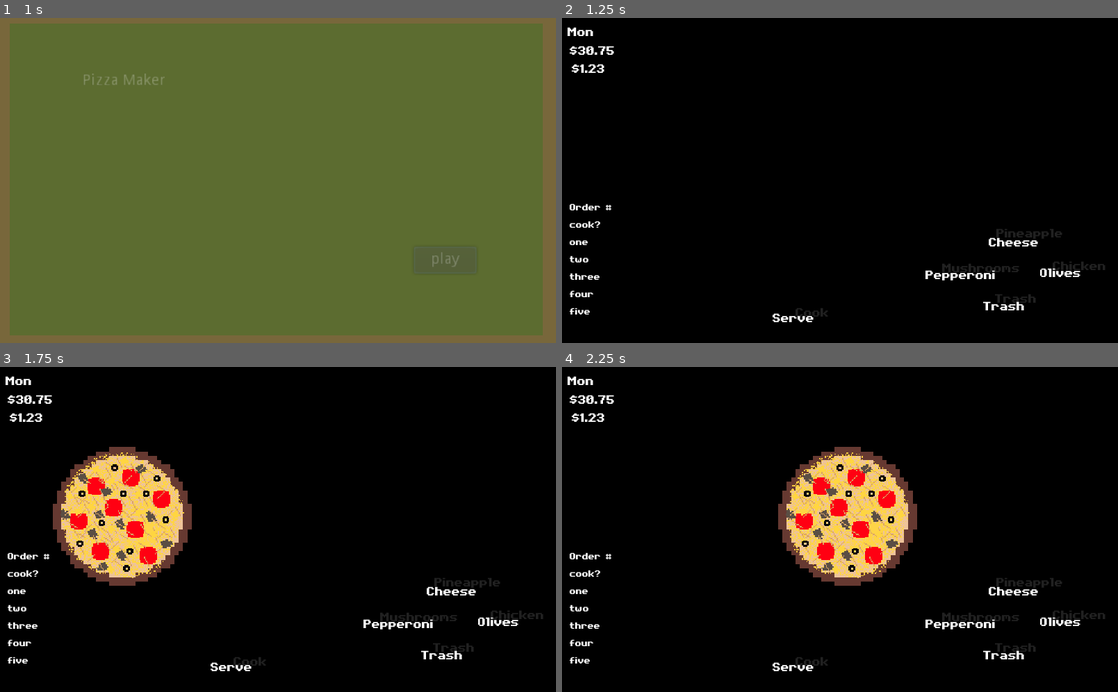
Above: before the commit, frames 1-4 (two rows, left to right).
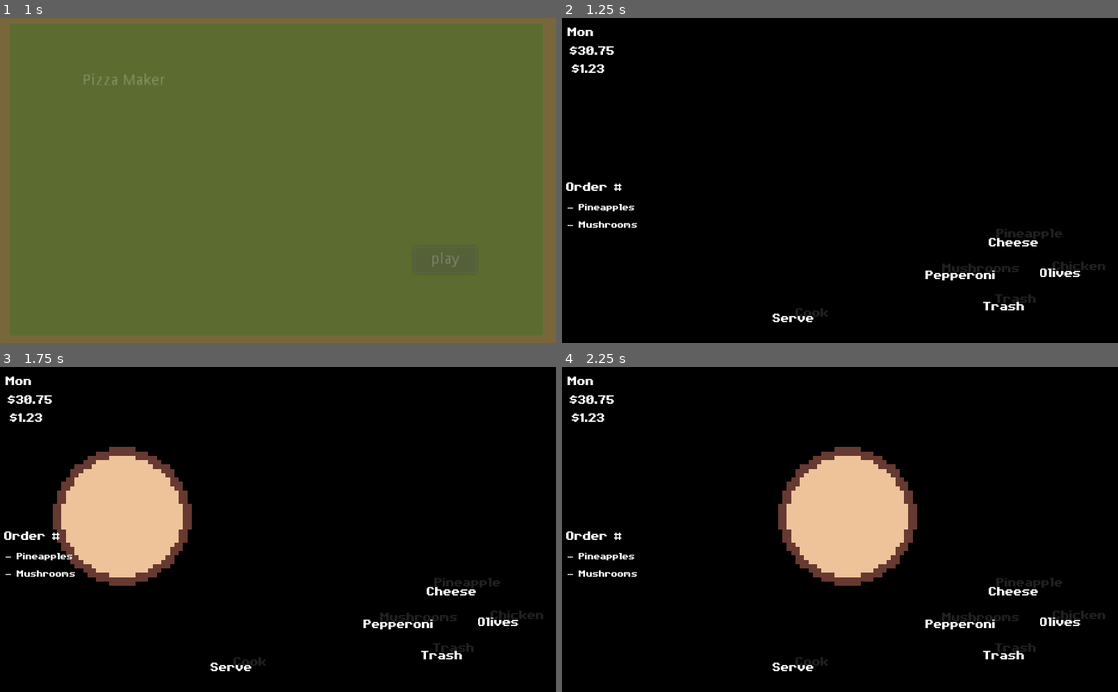
Above: after the commit, the same moments.

Repository: Boyquotes/pizza-maker
Game: Godot game, scene res://game/scene/main_menu.tscn
The game is run twice, just before and just after one commit, with the same random seed, the same clock (stepped at 60 frames per second) and the same inputs.
Inputs:
- Up to frame 1 (1 s): click "play" at 0.5 s
- Up to frame 2 (1.25 s): no input
- Up to frame 3 (1.75 s): tap Enter (ui_accept) at 1.25 s; hold Right (right_topping) from 1.28 s (still down); hold Enter (ui_accept) from 1.28 s (still down)
- Up to frame 4 (2.25 s): release Right (right_topping) at 2.03 s; release Enter (ui_accept) at 2.03 s; hold Down (down_topping) from 2.03 s (still down); tap Enter (ui_accept) at 2.1 s

Frame 1 is identical in both runs. In frame 2, 0.7% of the frame differs, in the area x 0-87%, y 50-92%; in frame 3, 5.3%, in the area x 0-87%, y 26-92%; in frame 4, 5.3%.

Commit message:
Add order color change and pizza codes

Diff:
--- a/game/game.gd
+++ b/game/game.gd
@@ -12,12 +12,23 @@
 var break_time: float = 2.0
 var time_per_round: float = 6.0
 
+var order_pizza_code: Array
+
+#COOKED = 0
+#CHEESE = 1
+#PEPPERONI = 2
+#CHICKEN = 3
+#OLIVES = 4
+#PINEAPPLES = 5
+#MUSHROOMS = 6
+
 var daily_income: float
 var daily_tips: float
 var daily_expense: float
+var order_items: int = 3
 
 
-
+onready var hud: HUD = $HUD
 onready var pizza: Pizza = get_node("Pizza")
 onready var animation_player: AnimationPlayer = $AnimationPlayer
 onready var trm_next_order: Timer = get_node("TrmNextOrder")
@@ -26,10 +37,21 @@
 
 
 func _ready() -> void:
+	self.order_pizza_code.resize(7)
 	self.animation_player.connect("animation_finished", self, "_on_animation_done")
 	self.trm_next_order.connect("timeout", self, "_start_new_round")
 	self.trm_order_time.connect("timeout", self, "_end_round")
+	self.pizza.connect("added_topping", self.hud, "turn_item_green")
 	self._start_new_round()
+
+	print(_get_new_pizza_code(self.order_items))
+	print(_get_new_pizza_code(self.order_items))
+	print(_get_new_pizza_code(self.order_items))
+	print(_get_new_pizza_code(self.order_items))
+	print(_get_new_pizza_code(self.order_items))
+	print(_get_new_pizza_code(self.order_items))
+
+
 
 func _process(delta: float) -> void:
 	self.is_shift_held = Input.is_action_pressed("left_shift")
@@ -40,7 +62,7 @@
 
 	if !self.animation_player.is_playing():
 		if event.is_action_pressed("ui_accept"):
-			# $Pizza.pulse()
+
 			if self.is_shift_held:
 				self.pizza.cook()
 			else:
@@ -49,7 +71,7 @@
 				# start timer to get new order and send in blank pizza
 
 		if event.is_action_pressed("up_topping"):
-			self.pizza.pulse()
+
 			if self.is_shift_held:
 				self.pizza.add_topping(Global.toppings.alt_up)
 			else:
@@ -62,13 +84,13 @@
 #			else:
 #				self.pizza.add_topping(Global.toppings.down)
 		elif event.is_action_pressed("left_topping"):
-			self.pizza.pulse()
+
 			if self.is_shift_held:
 				self.pizza.add_topping(Global.toppings.alt_left)
 			else:
 				self.pizza.add_topping(Global.toppings.left)
 		elif event.is_action_pressed("right_topping"):
-			self.pizza.pulse()
+
 			if self.is_shift_held:
 				self.pizza.add_topping(Global.toppings.alt_right)
 			else:
@@ -81,6 +103,10 @@
 	# Update day of week on HUD
 
 func _start_new_round() -> void:
+	self.hud.reset_order_color()
+	self.pizza.reset()
+	self.order_pizza_code = _get_new_pizza_code(self.order_items)
+	self.hud.update_order_list(self.order_pizza_code)
 	# TODO: change to start_new_order
 	self.daily_expense += self.cost_of_dough
 	self.animation_player.play("slide_pizza_in")
@@ -89,6 +115,19 @@
 	# explode pizza with animation
 	pass
 	# Send in new pizza
+
+func _get_new_pizza_code(order_items: int) -> Array:
+	randomize()
+	var code: Array = []
+	code.resize(7)
+	code[0] = randi() & 1
+	code[1] = randi() & 1
+	code[2] = randi() & 1
+	code[3] = randi() & 1
+	code[4] = randi() & 1
+	code[5] = randi() & 1
+	code[6] = randi() & 1
+	return code
 
 func _end_round() -> void:
 	print("time ran out, customer left")
--- a/game/hud/HUD.gd
+++ b/game/hud/HUD.gd
@@ -1,3 +1,4 @@
+class_name HUD
 extends CanvasLayer
 
 var font: DynamicFont
@@ -21,6 +22,7 @@
 func _ready() -> void:
 	_load_font("res://game/font/c64esque.ttf")
 	_set_font()
+	turn_item_green(3)
 
 func _load_font(path: String) -> void:
 	font = DynamicFont.new()
@@ -62,6 +64,17 @@
 		self.bottom.text = "Serve"
 		self.bottom_back.text = "Cook"
 
+func turn_item_green(child: int) -> void:
+	self.order_list.get_child(child).modulate = Color.green
+
+func reset_order_color() -> void:
+	for c in self.order_list.get_children():
+		c.modulate = Color("ffffff")
+
+func update_order_list(code: Array) -> void:
+	#for c in self.order_list.get_children():
+	for i in code.size():
+		self.order_list.get_child(i).visible = code[i]
 
 func _set_font() -> void:
 	for node in self.get_children():
--- a/game/hud/HUD.tscn
+++ b/game/hud/HUD.tscn
@@ -94,52 +94,59 @@
 text = "Cook"
 align = 1
 
+[node name="Static" type="Label" parent="."]
+margin_left = 4.0
+margin_top = 147.0
+margin_right = 139.0
+margin_bottom = 161.0
+text = "Order #"
+
 [node name="Order" type="VBoxContainer" parent="."]
-margin_left = 7.0
+margin_left = 5.0
 margin_top = 169.0
-margin_right = 142.0
-margin_bottom = 291.0
+margin_right = 140.0
+margin_bottom = 309.0
 
-[node name="Label7" type="Label" parent="Order"]
+[node name="0" type="Label" parent="Order"]
 margin_right = 135.0
 margin_bottom = 14.0
-text = "Order #"
+text = "- Cooked"
 
-[node name="Label6" type="Label" parent="Order"]
+[node name="1" type="Label" parent="Order"]
 margin_top = 18.0
 margin_right = 135.0
 margin_bottom = 32.0
-text = "cook?"
+text = "- Cheese"
 
-[node name="Label" type="Label" parent="Order"]
+[node name="2" type="Label" parent="Order"]
 margin_top = 36.0
 margin_right = 135.0
 margin_bottom = 50.0
-text = "one"
+text = "- Pepperoni"
 
-[node name="Label2" type="Label" parent="Order"]
+[node name="3" type="Label" parent="Order"]
 margin_top = 54.0
 margin_right = 135.0
 margin_bottom = 68.0
-text = "two"
+text = "- Chicken"
 
-[node name="Label3" type="Label" parent="Order"]
+[node name="4" type="Label" parent="Order"]
 margin_top = 72.0
 margin_right = 135.0
 margin_bottom = 86.0
-text = "three"
+text = "- Olives"
 
-[node name="Label4" type="Label" parent="Order"]
+[node name="5" type="Label" parent="Order"]
 margin_top = 90.0
 margin_right = 135.0
 margin_bottom = 104.0
-text = "four"
+text = "- Pineapples"
 
-[node name="Label5" type="Label" parent="Order"]
+[node name="6" type="Label" parent="Order"]
 margin_top = 108.0
 margin_right = 135.0
 margin_bottom = 122.0
-text = "five"
+text = "- Mushrooms"
 
 [node name="Bottom" type="Label" parent="."]
 margin_left = 193.0
--- a/game/pizza/pizza.gd
+++ b/game/pizza/pizza.gd
@@ -1,15 +1,16 @@
 class_name Pizza
 extends Node2D
 
+signal added_topping
 
 
 enum TOPPINGS {
 	CHEESE,
-	PEPS,
+	PEPPERONI,
 	CHICKEN,
 	OLIVES,
-	PINEAPPLE,
-
+	PINEAPPLES,
+	MUSHROOMS,
 }
 
 onready var dough: Sprite = $Dough
@@ -17,6 +18,7 @@
 
 onready var scaleUp: Vector2 = self.scale
 
+var pizza_code: Array
 var is_cooked: bool
 
 var toppings: Array
@@ -26,17 +28,21 @@
 
 
 func _ready() -> void:
+	self.pizza_code.resize(7)
 	$Tween.connect("tween_completed", self, "_tween_done")
 
 func reset() -> void:
 	self.modulate = "ffffff"
 	$SteamSprites.visible = false
 	self.toppings = []
+	self.pizza_code = [0,0,0,0,0,0,0]
 	self._hide_toppings()
 	self.is_cooked = false
 	self.position = Vector2(-98,138)
 
 
+func _update_code(array_item: int) -> void:
+	self.pizza_code[array_item] = 1
 
 func _hide_toppings() -> void:
 	for t in $Toppings.get_children():
@@ -60,6 +66,7 @@
 func cook() -> void:
 	if !self.is_cooked:
 		_add_steam()
+		self._adding_topping(0)
 		self.is_cooked = true
 	else:
 		self._burn()
@@ -84,25 +91,48 @@
 func _tween_done(object: Object, node_path: NodePath):
 	pass
 
+
+
+
+#COOKED = 0
+#CHEESE = 1
+#PEPPERONI = 2
+#CHICKEN = 3
+#OLIVES = 4
+#PINEAPPLES = 5
+#MUSHROOMS = 6
+
+
+func _adding_topping(topping_code: int) -> void:
+	self.pulse()
+	_update_code(topping_code)
+	self.emit_signal("added_topping", topping_code)
+
 func add_topping(topping: String) -> void:
 	print("here")
 	if !self.toppings.has(topping):
 		match(topping):
-			Global.toppings.up: # ex cheese
+			Global.toppings.up: # cheese
 				pass
-			Global.toppings.down: # chicken
+				self._adding_topping(1)
+			Global.toppings.down: # trash
 				pass
 			Global.toppings.left: # pepperoni
+				self._adding_topping(2)
 				pass
 			Global.toppings.right: # olives
+				self._adding_topping(4)
 				pass
 			Global.toppings.alt_up: # pineapple
+				self._adding_topping(5)
 				pass
-			Global.toppings.alt_down: # mushroom
+			Global.toppings.alt_down: # trash
 				pass
-			Global.toppings.alt_left: # g peppers
+			Global.toppings.alt_left: # mushrooms
+				self._adding_topping(6)
 				pass
-			Global.toppings.alt_right: # onion
+			Global.toppings.alt_right: # chicken
+				self._adding_topping(3)
 				pass
 
 		print_debug(str("adding ", topping))
--- a/project.godot
+++ b/project.godot
@@ -9,12 +9,18 @@
 config_version=4
 
 _global_script_classes=[ {
+"base": "CanvasLayer",
+"class": "HUD",
+"language": "GDScript",
+"path": "res://game/hud/HUD.gd"
+}, {
 "base": "Node2D",
 "class": "Pizza",
 "language": "GDScript",
 "path": "res://game/pizza/pizza.gd"
 } ]
 _global_script_class_icons={
+"HUD": "",
 "Pizza": ""
 }
 
